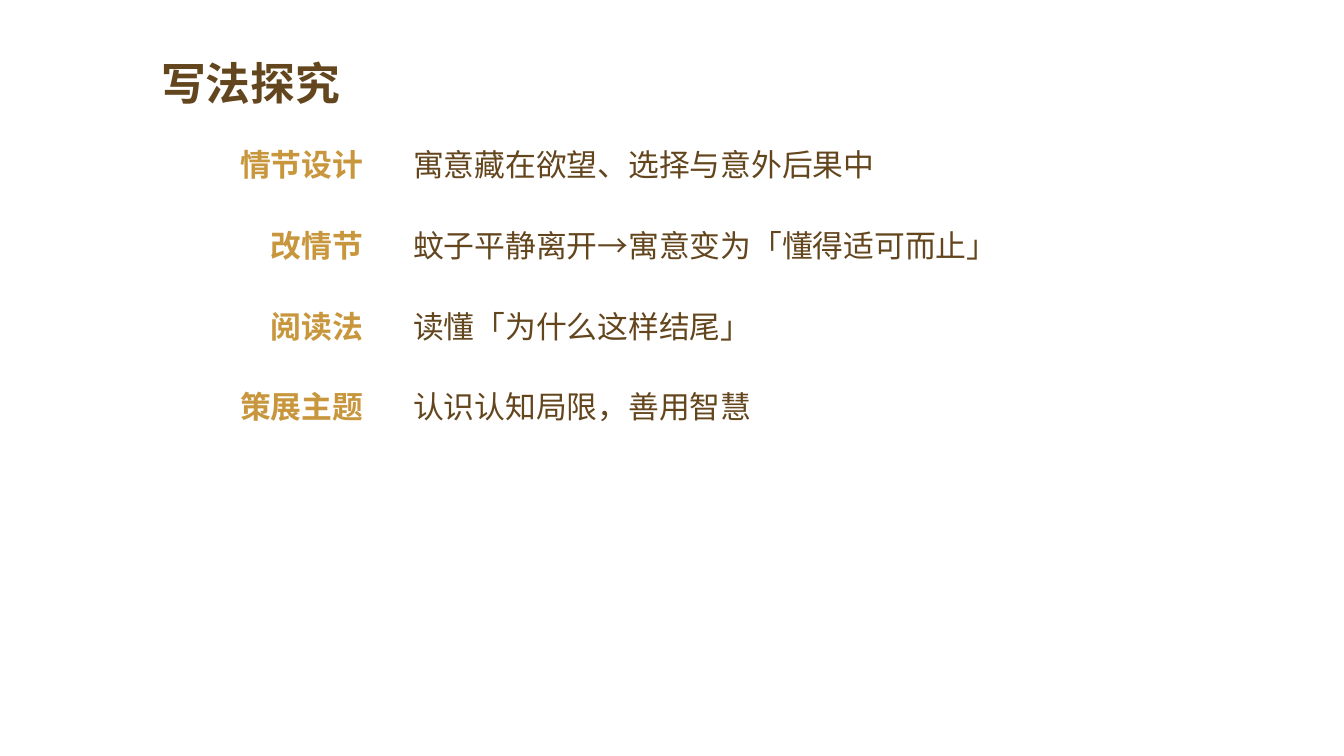
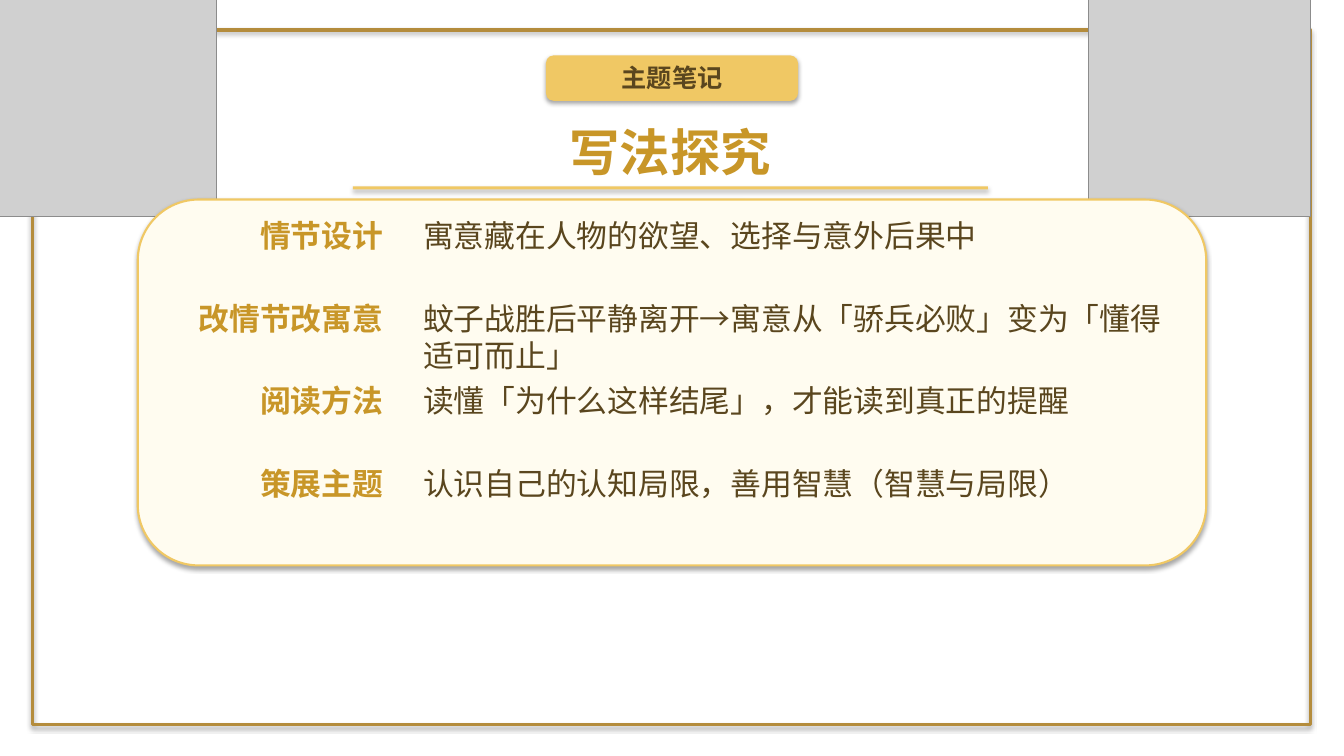
Before and after one commit to decemberlin54-del/declin, a slide deck: slide 6 of unit6-lesson24-fables.pptx (slide 5 before the commit). Drawn at 1344x756 pixels with LibreOffice and Linux fonts; fonts in the diff are those of the drawing; grey boxes stand for pictures; background and template pictures are left out. Boxes give left, top, right and bottom in pixels: in the first picture for what was removed or moved away, otherwise in the second. Text is boxed around its words. In the diff, an @@ line names an element or a change of style, - is before the commit and + after.

```diff
--- a/unit6-lesson24-fables.pptx
+++ b/unit6-lesson24-fables.pptx
@@ picture added at [0,0,217,217] @@
@@ picture added at [1089,0,1311,217] @@
@@ rectangle added at [32,30,1311,725], outline #B48C3C 2.5 pt @@
@@ rounded rectangle added at [546,55,799,101], fill #F0C864 @@
@@ text added at [622,65,723,89], 18 pt, text #5A461E, bold @@
+主题笔记
@@ text "写法探究": place and size @@
-text "写法探究" at [161,61,340,104]
+text "写法探究" at [569,127,771,176]
@@ text "写法探究" at [569,127,771,176]: size 32 to 36 pt, text colour #64461E to #C89628; alignment left to centre; more space between paragraphs @@
@@ rounded rectangle added at [138,200,1207,566], fill #FFFCF0, outline #F0C864 1.5 pt @@
@@ rectangle added at [353,187,988,190], fill #F0C864 @@
@@ text "情节设计": place and size @@
-text "情节设计" at [240,150,363,179]
+text "情节设计" at [260,221,383,250]
@@ text "情节设计" at [260,221,383,250]: text colour #C8963C to #C89628; more space between paragraphs @@
@@ text at [423,221,976,250]: text changed; text colour #64461E to #5A461E @@
-寓意藏在欲望、选择与意外后果中
+寓意藏在人物的欲望、选择与意外后果中
@@ text at [199,303,384,333]: text changed; text colour #C8963C to #C89628 @@
-改情节
+改情节改寓意
@@ text at [423,304,1161,370]: text changed; text colour #64461E to #5A461E @@
-蚊子平静离开→寓意变为「懂得适可而止」
+蚊子战胜后平静离开→寓意从「骄兵必败」变为「懂得适可而止」
@@ text at [260,385,383,415]: text changed; text colour #C8963C to #C89628 @@
-阅读法
+阅读方法
@@ text at [423,386,1069,415]: text changed; text colour #64461E to #5A461E @@
-读懂「为什么这样结尾」
+读懂「为什么这样结尾」，才能读到真正的提醒
@@ text "策展主题" at [260,468,383,498]: text colour #C8963C to #C89628; more space between paragraphs @@
@@ text "策展主题": place and size @@
-text "策展主题" at [240,391,363,421]
+text "策展主题" at [260,468,383,498]
@@ text at [423,469,1069,498]: text changed; text colour #64461E to #5A461E @@
-认识认知局限，善用智慧
+认识自己的认知局限，善用智慧（智慧与局限）
```
Also in this commit, not shown: 4 other slides changed, 4 slides added, 1 slide removed, 10 other files.
